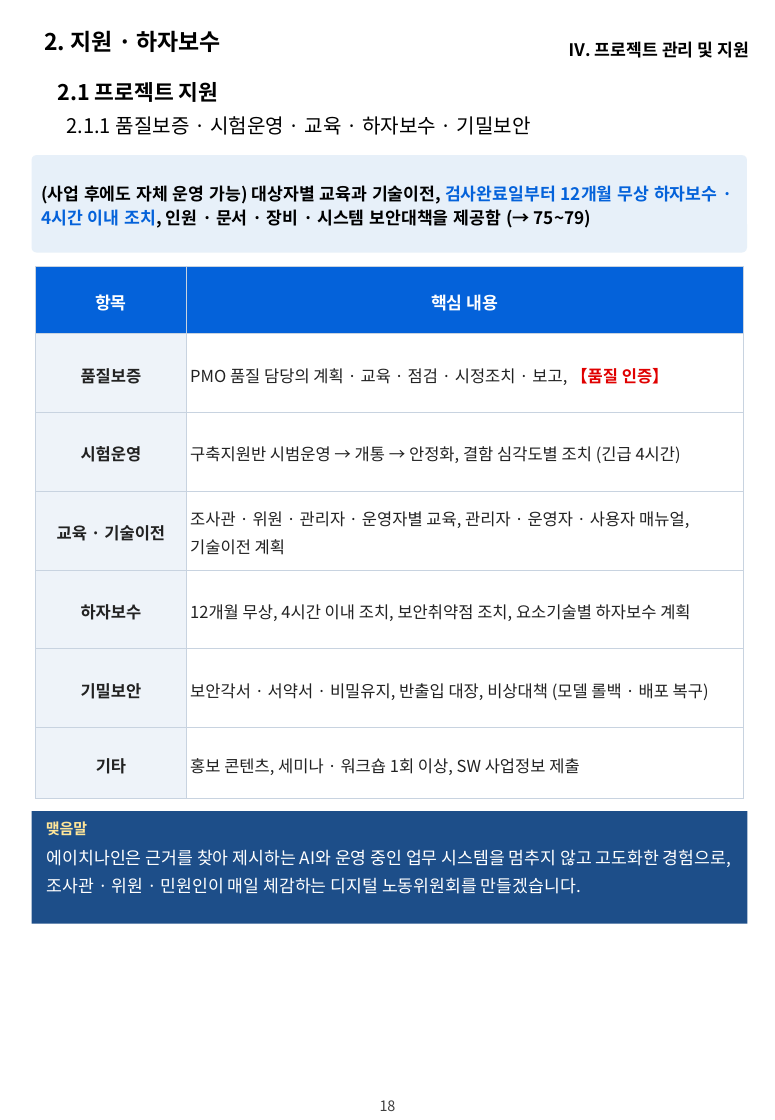
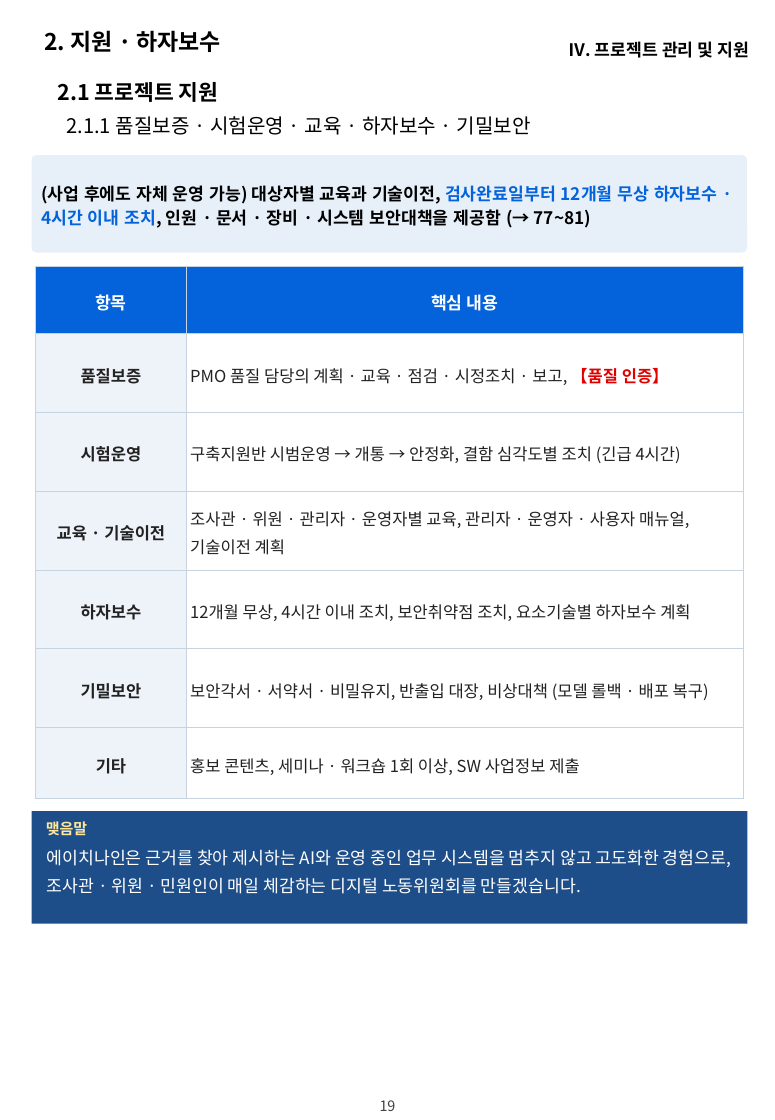
Before and after one commit to hwangsteeve-tech/hbjw, a slide deck: slide 19 of proposals/2026-11_nlrc-ai-labor-commission/nlrc_제안요약서.pptx (slide 18 before the commit). Drawn at 775x1120 pixels with LibreOffice and Linux fonts; fonts in the diff are those of the drawing; background and template pictures are left out. Boxes give left, top, right and bottom in pixels: in the first picture for what was removed or moved away, otherwise in the second. Text is boxed around its words. In the diff, an @@ line names an element or a change of style, - is before the commit and + after.

```diff
--- a/proposals/2026-11_nlrc-ai-labor-commission/nlrc_제안요약서.pptx
+++ b/proposals/2026-11_nlrc-ai-labor-commission/nlrc_제안요약서.pptx
@@ text in rounded rectangle at (x1=41, y1=185, x2=717, y2=228): text changed @@
-(사업 후에도 자체 운영 가능) 대상자별 교육과 기술이전, 검사완료일부터 12개월 무상 하자보수 · 4시간 이내 조치, 인원 · 문서 · 장비 · 시스템 보안대책을 제공함 (→ 75~79)
+(사업 후에도 자체 운영 가능) 대상자별 교육과 기술이전, 검사완료일부터 12개월 무상 하자보수 · 4시간 이내 조치, 인원 · 문서 · 장비 · 시스템 보안대책을 제공함 (→ 77~81)
@@ text at (x1=380, y1=1100, x2=394, y2=1111): text changed @@
-18
+19
@@ page number at (x1=380, y1=1100, x2=396, y2=1111): text changed @@
-18
+19
```
Also in this commit, not shown: 9 other slides changed, 1 slide added, 12 other files.
